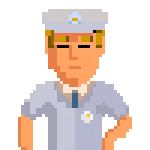
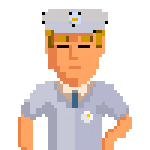
Revision of a layered 150x150 image; what changed, layer by layer:
hid "Layer 1" over <box>42,12,108,27</box>
